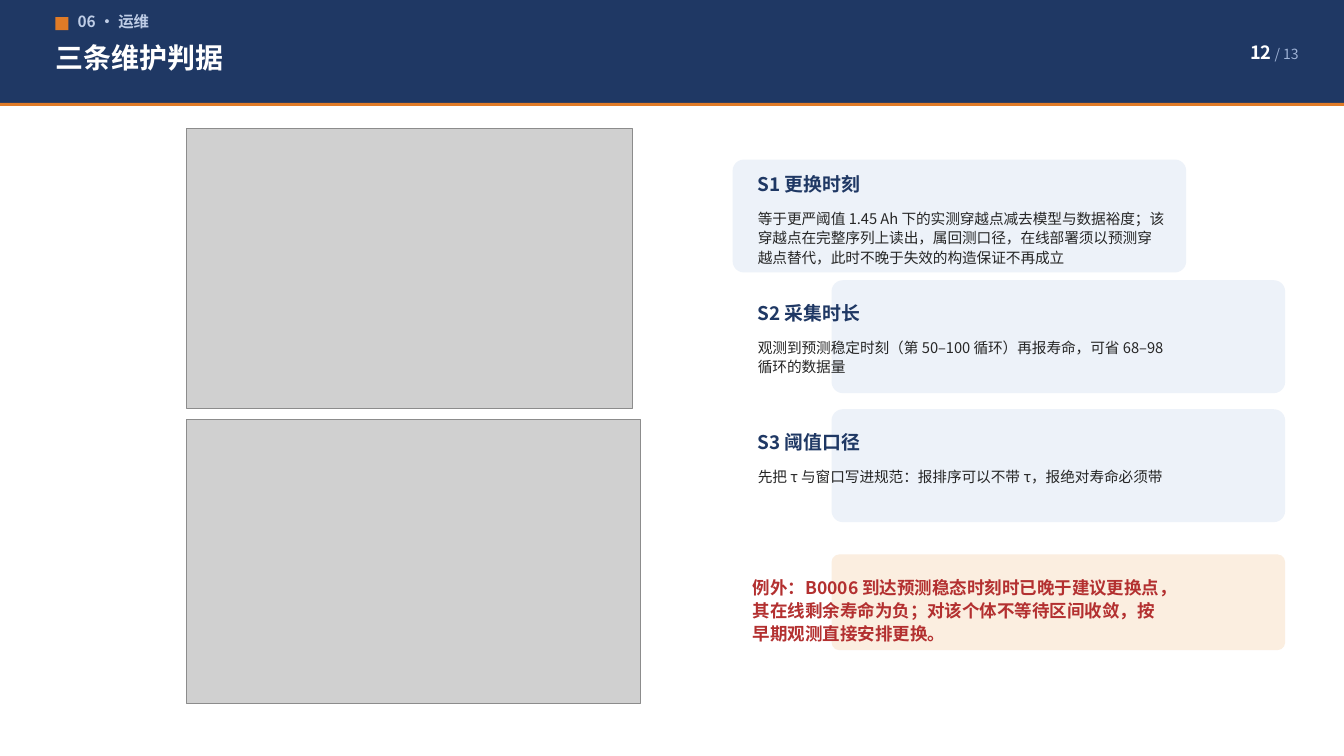
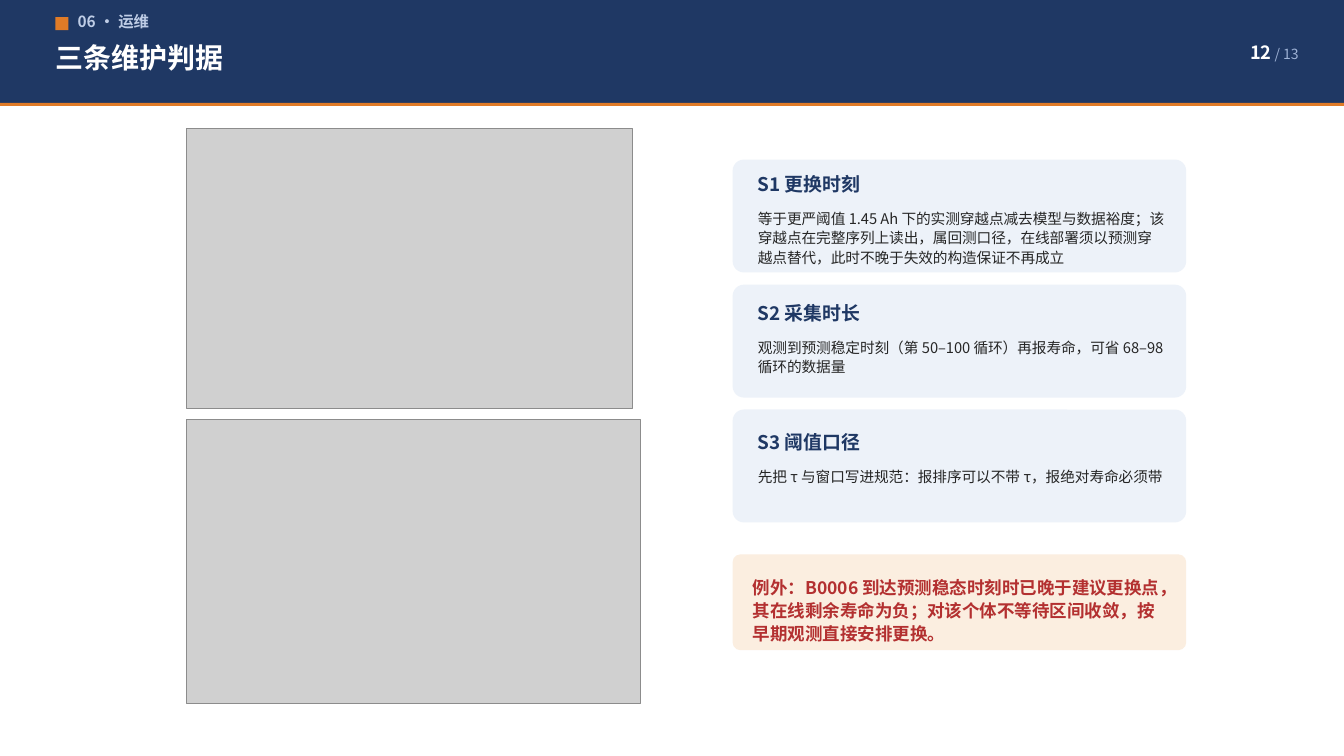
Before and after one commit to Tony-Stank-shift/battery-and-span-prediction, a slide deck: slide 12 of report/20_题3_黄锦添_v3.pptx. Drawn at 1344x756 pixels with LibreOffice and Linux fonts; fonts in the diff are those of the drawing; grey boxes stand for pictures. Boxes give left, top, right and bottom in pixels: in the first picture for what was removed or moved away, otherwise in the second. Text is boxed around its words. In the diff, an @@ line names an element or a change of style, - is before the commit and + after.

```diff
--- a/report/20_题3_黄锦添_v3.pptx
+++ b/report/20_题3_黄锦添_v3.pptx
@@ rounded rectangle: place and size @@
-rounded rectangle at bbox=[832, 280, 1286, 393]
+rounded rectangle at bbox=[733, 284, 1187, 397]
@@ rounded rectangle: place and size @@
-rounded rectangle at bbox=[832, 409, 1286, 522]
+rounded rectangle at bbox=[733, 409, 1187, 522]
@@ rounded rectangle: place and size @@
-rounded rectangle at bbox=[832, 555, 1286, 650]
+rounded rectangle at bbox=[733, 555, 1187, 650]
```
Also in this commit, not shown: 1 other slide changed, 1 other file.
